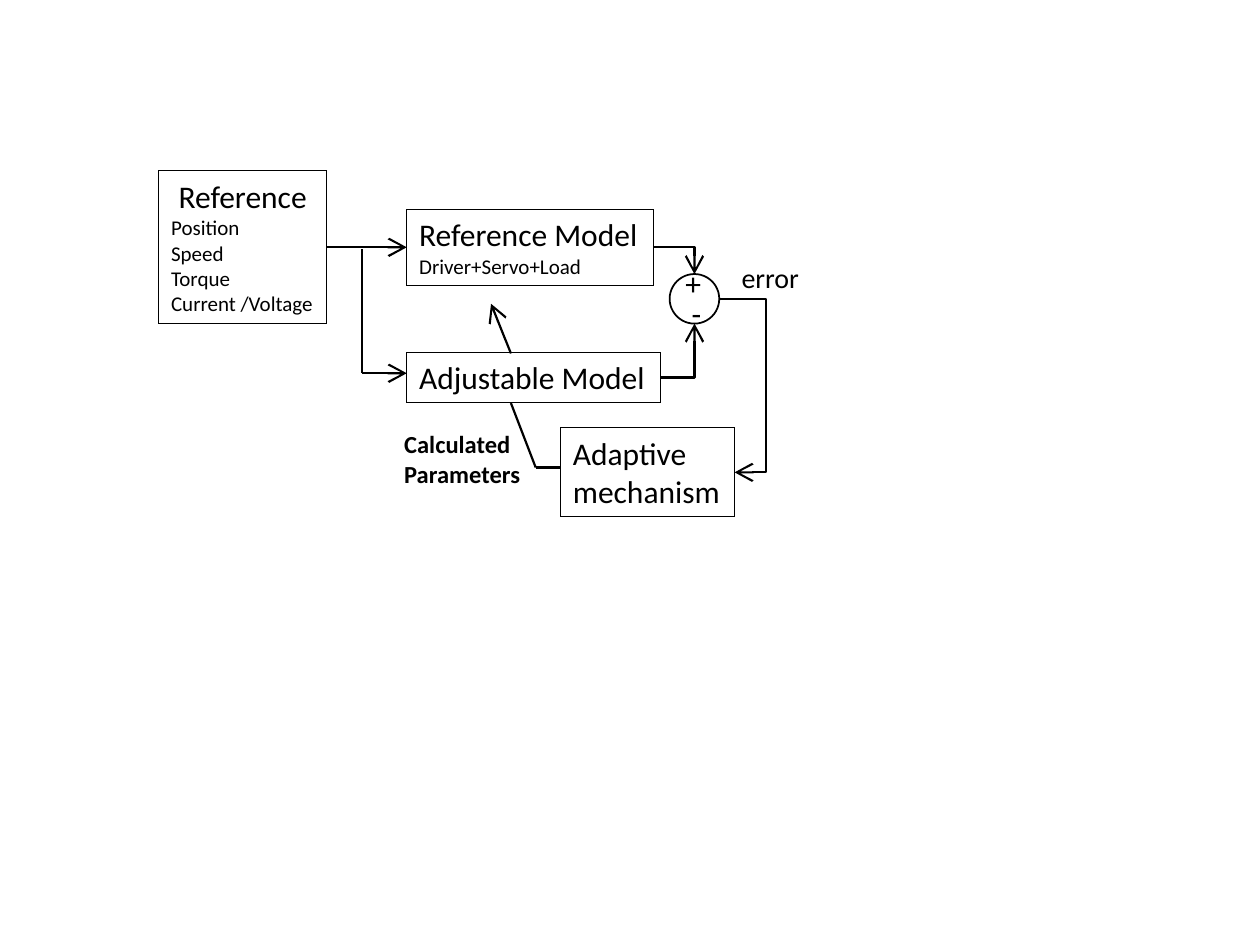
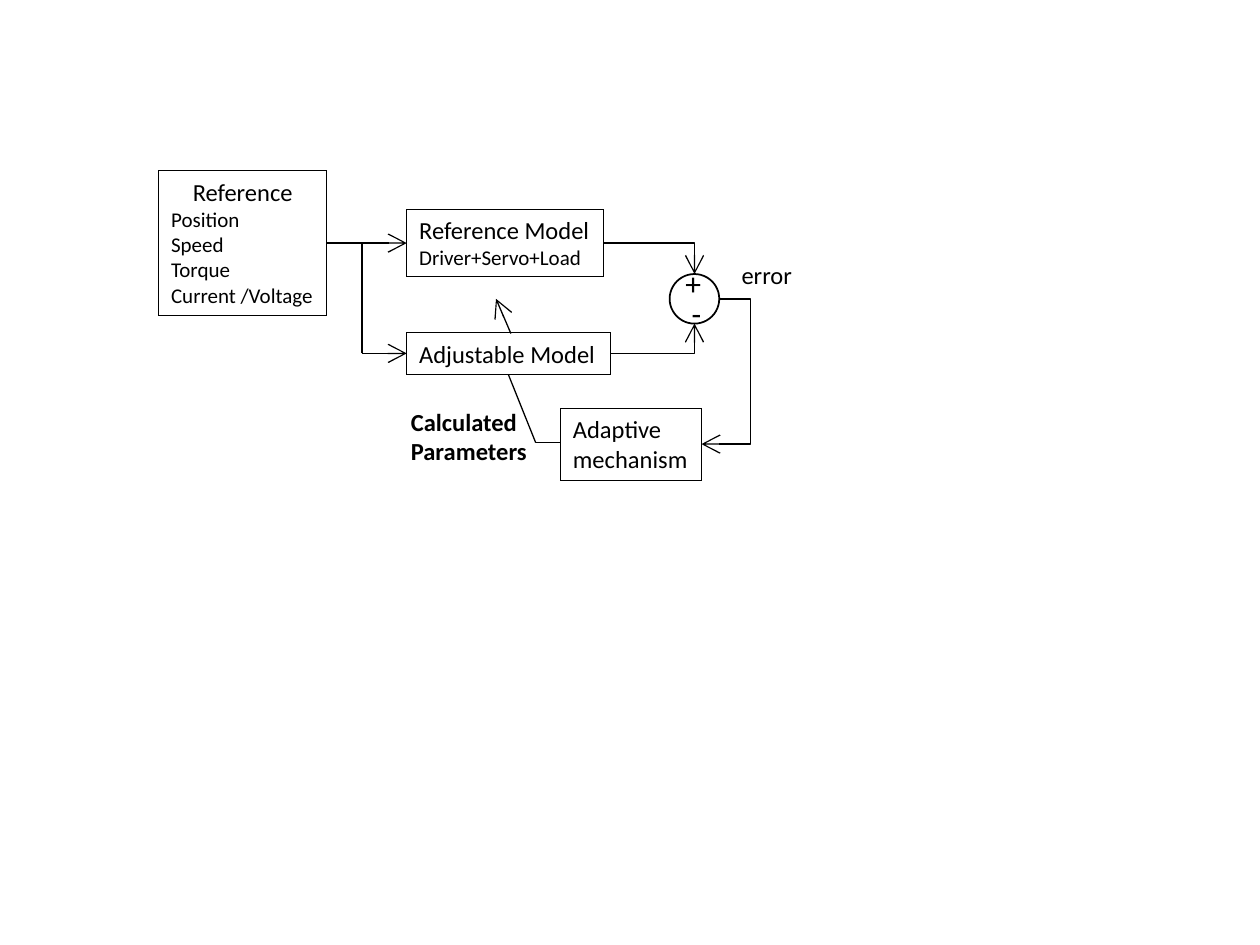
Before and after one commit to SerhatOzkucuk/PhD-Works, a slide deck: slide 9 of Parameter Estimation Works/review_IEEE Transaction on industrial electronics format/TRANS-JOUR/word/review_paper_drawings.pptx. Drawn at 1260x945 pixels with LibreOffice and Linux fonts; fonts in the diff are those of the drawing. Boxes give left, top, right and bottom in pixels: in the first picture for what was removed or moved away, otherwise in the second. Text is boxed around its words. In the diff, an @@ line names an element or a change of style, - is before the commit and + after.

```diff
--- a/Parameter Estimation Works/review_IEEE Transaction on industrial electronics format/TRANS-JOUR/word/review_paper_drawings.pptx
+++ b/Parameter Estimation Works/review_IEEE Transaction on industrial electronics format/TRANS-JOUR/word/review_paper_drawings.pptx
@@ rectangle "Reference": place and size @@
-rectangle "Reference" at (159,171,326,324)
+rectangle "Reference" at (159,171,326,315)
@@ text in rectangle at (193,184,293,201): size 18 to 14 pt in "Reference" @@
@@ rectangle "Reference Model": place and size @@
-rectangle "Reference Model" at (407,209,654,286)
+rectangle "Reference Model" at (407,209,605,277)
@@ text in rectangle at (419,222,590,239): size 18 to 14 pt in "Reference Model" @@
@@ arrow moved from (326, 247) - (407, 247) to (326, 243) - (407, 243) @@
@@ arrow (326, 243) - (407, 243): stroke #000000 1.25 pt to #000000 0.75 pt @@
@@ line moved from (362, 373) - (362, 249) to (362, 354) - (362, 244) @@
@@ line (362, 354) - (362, 244): stroke #000000 1.25 pt to #000000 0.75 pt @@
@@ elbow arrow moved from (653, 247) - (694, 275) to (604, 243) - (694, 275) @@
@@ elbow arrow (604, 243) - (694, 275): stroke #000000 1.25 pt to #000000 0.75 pt @@
@@ text "error" at (742,272,792,284): size 16 to 14 pt @@
@@ arrow moved from (512, 354) - (491, 304) to (512, 334) - (496, 299) @@
@@ arrow (512, 334) - (496, 299): stroke #000000 1.25 pt to #000000 0.75 pt @@
@@ elbow arrow moved from (719, 299) - (735, 472) to (719, 299) - (702, 444) @@
@@ elbow arrow (719, 299) - (702, 444): stroke #000000 1.25 pt to #000000 0.75 pt @@
@@ elbow arrow moved from (660, 378) - (694, 324) to (610, 354) - (694, 324) @@
@@ elbow arrow (610, 354) - (694, 324): stroke #000000 1.25 pt to #000000 0.75 pt @@
@@ arrow moved from (362, 373) - (407, 373) to (362, 354) - (407, 354) @@
@@ arrow (362, 354) - (407, 354): stroke #000000 1.25 pt to #000000 0.75 pt @@
@@ rectangle "Adjustable Model" at (407,333,610,375): size 18 to 14 pt @@
@@ rectangle "Adjustable Model": place and size @@
-rectangle "Adjustable Model" at (407,352,660,402)
+rectangle "Adjustable Model" at (407,333,610,375)
@@ line moved from (536, 467) - (512, 403) to (536, 442) - (509, 374) @@
@@ line (536, 442) - (509, 374): stroke #000000 1.25 pt to #000000 0.75 pt @@
@@ text "Calculated": place and size @@
-text "Calculated" at (404,435,520,484)
+text "Calculated" at (411,413,527,461)
@@ rectangle "Adaptive": place and size @@
-rectangle "Adaptive" at (561,428,735,518)
+rectangle "Adaptive" at (561,408,702,480)
@@ rectangle "Adaptive" at (561,408,702,480): size 18 to 14 pt @@
@@ line moved from (536, 467) - (561, 467) to (536, 442) - (561, 442) @@
@@ line (536, 442) - (561, 442): stroke #000000 1.25 pt to #000000 0.75 pt @@
```
Also in this commit, not shown: 4 other slides changed, 5 slides added, 5 other files.
